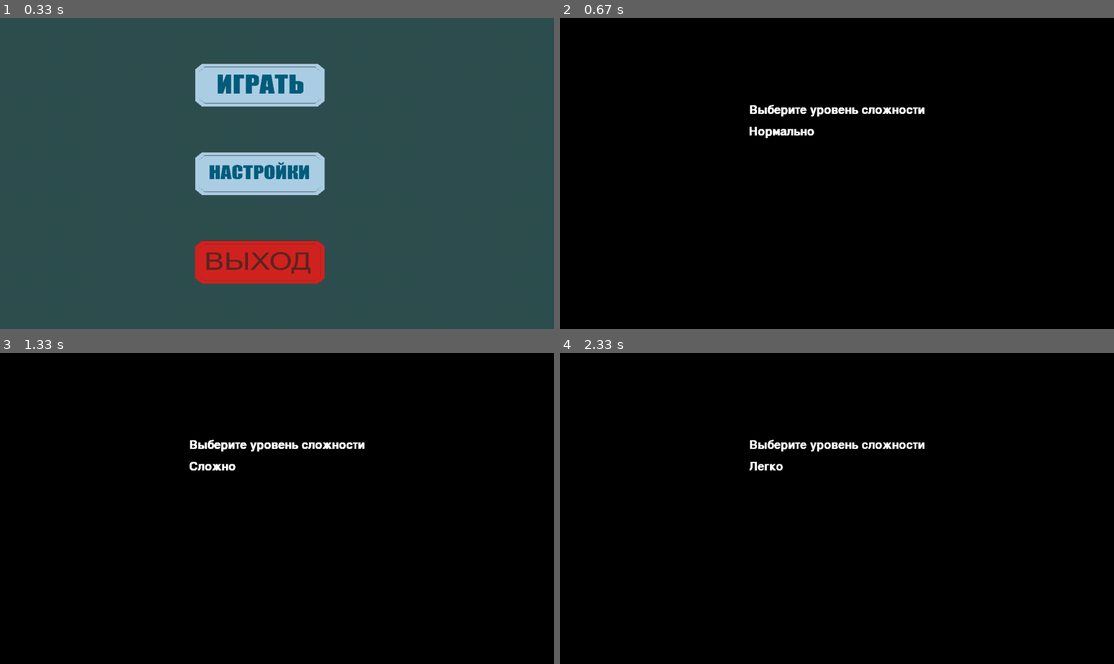
Above: before the commit, frames 1-4 (two rows, left to right).
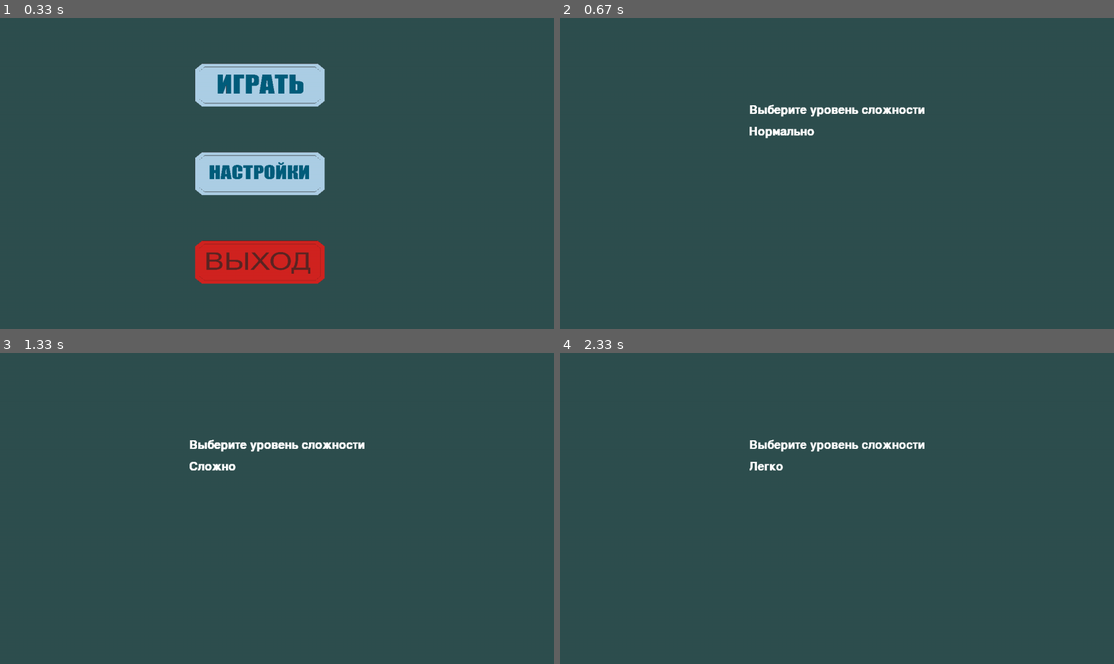
Above: after the commit, the same moments.

Repository: AmirHai/PyGameProject
Game: pygame game, started from classes/main.py
The game is run twice, just before and just after one commit, with the same random seed, the same clock (stepped at 60 frames per second) and the same inputs.
Inputs (mouse positions are in pixels of both pictures, inside the frame that each line leads up to):
- Up to frame 1 (0.33 s): no input
- Up to frame 2 (0.67 s): click (837, 173) at 0.38 s
- Up to frame 3 (1.33 s): hold D 0.67-1.13 s
- Up to frame 4 (2.33 s): hold A 1.67-2.2 s; hold A from 2.23 s (still down)

Frame 1 is identical in both runs. In frame 2, 99% of the frame differs, in the area x 0-100%, y 0-100%; in frame 3, 100%; in frame 4, 100%.

Commit message:
Добавил видео

Diff:
--- a/classes/settings.py
+++ b/classes/settings.py
@@ -3,7 +3,7 @@
 
 
 def settings(difficulty):
-    SCREEN.fill('Black')
+    SCREEN.fill((47, 79, 79))
     font = pygame.font.Font(None, 40)
     text = 'Выберите уровень сложности'
     text_rendered = font.render(text, True, 'White')
@@ -37,7 +37,7 @@
                         elif difficulty == 'hard':
                             difficulty_text = 'Сложно'
                         difficulty_text_rendered = font.render(difficulty_text, True, 'White')
-                        SCREEN.fill('Black')
+                        SCREEN.fill((47, 79, 79))
                 if event.key == pygame.K_d:
                     if difficulty != 'hard':
                         difficulty = difficulties[difficulties.index(difficulty) + 1]
@@ -48,7 +48,7 @@
                         elif difficulty == 'hard':
                             difficulty_text = 'Сложно'
                         difficulty_text_rendered = font.render(difficulty_text, True, 'White')
-                        SCREEN.fill('Black')
+                        SCREEN.fill((47, 79, 79))
                 if event.key == pygame.K_ESCAPE:
                     return difficulty
         difficulty_text_rendered_rect = difficulty_text_rendered.get_rect()
Not shown, changed: презентация.pptx
